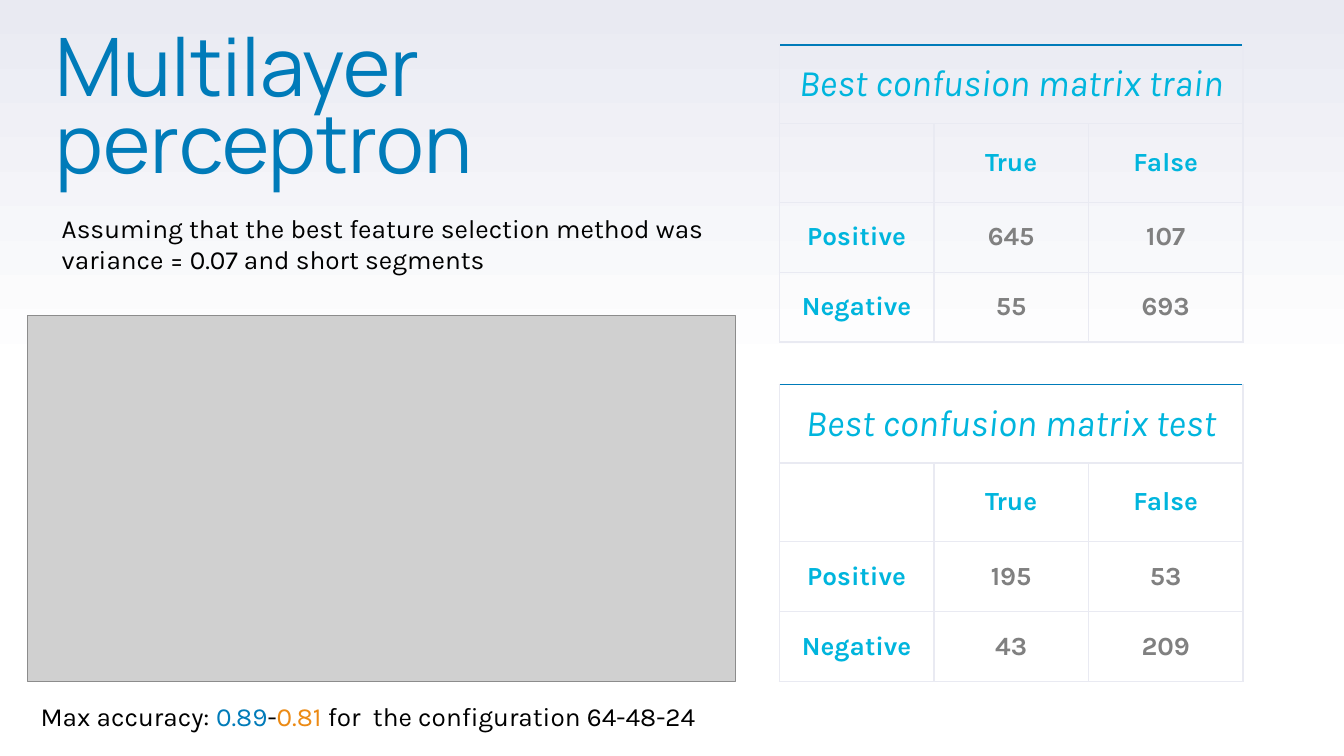
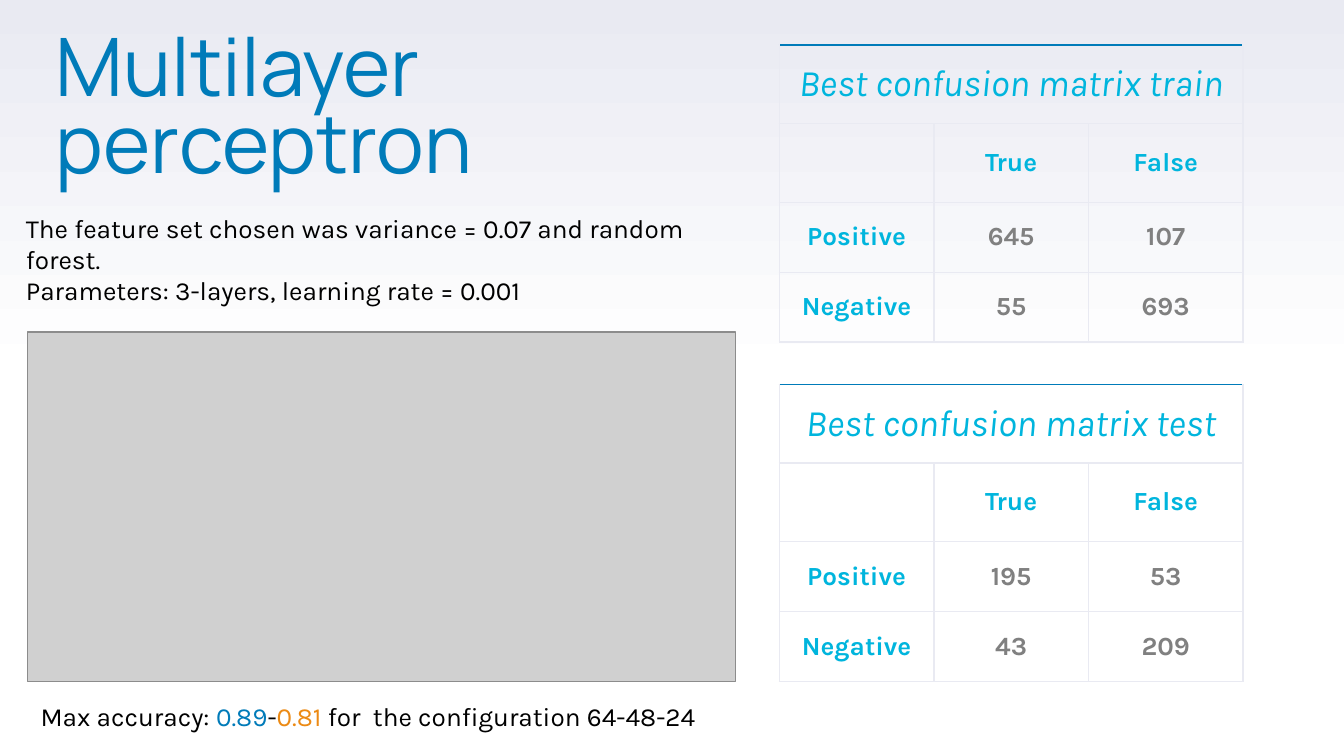
Before and after one commit to veneresabrina/Bioinfo, a slide deck: slide 16 of PRESENTAZIONE.pptx (slide 17 before the commit). Drawn at 1344x756 pixels with LibreOffice and Linux fonts; fonts in the diff are those of the drawing; grey boxes stand for pictures. Boxes give left, top, right and bottom in pixels: in the first picture for what was removed or moved away, otherwise in the second. Text is boxed around its words. In the diff, an @@ line names an element or a change of style, - is before the commit and + after.

```diff
--- a/PRESENTAZIONE.pptx
+++ b/PRESENTAZIONE.pptx
@@ text at [26, 220, 683, 307]: text changed @@
-Assuming that the best feature selection method was variance = 0.07 and short segments
+The feature set chosen was variance = 0.07 and random forest.
+Parameters: 3-layers, learning rate = 0.001
@@ picture: place and size @@
-picture at [27, 316, 735, 681]
+picture at [27, 332, 735, 681]
```
Also in this commit, not shown: 9 other slides changed, 2 slides removed.
